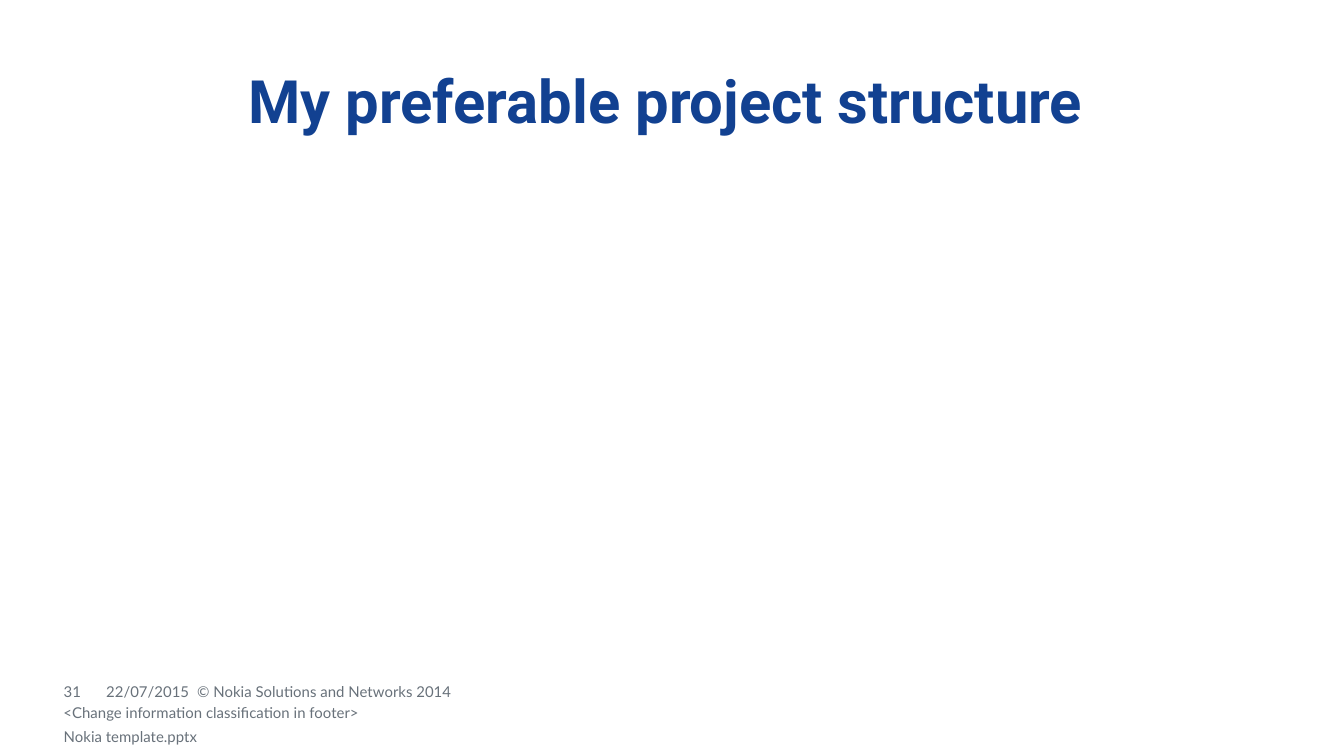
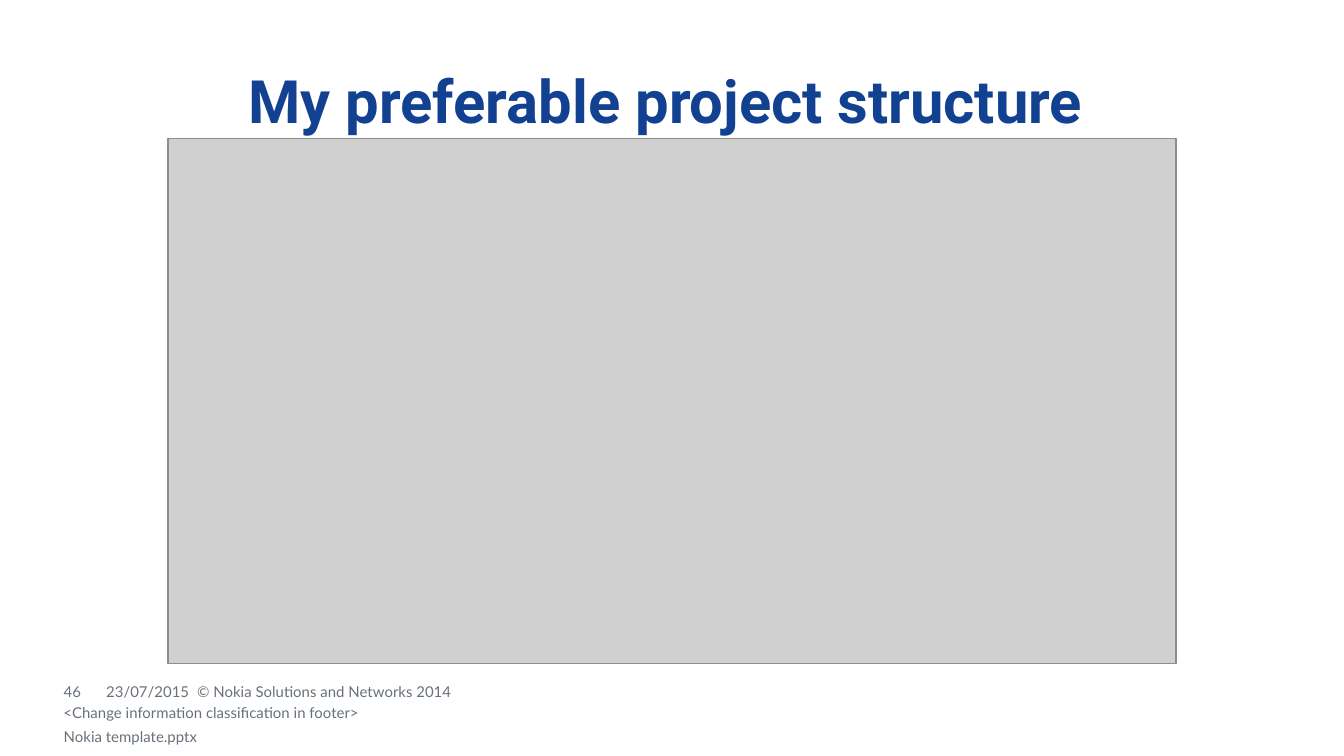
Before and after one commit to dendibakh/Linker, a slide deck: slide 46 of Diving into C++ linker.pptx (slide 31 before the commit). Drawn at 1344x756 pixels with LibreOffice and Linux fonts; fonts in the diff are those of the drawing; grey boxes stand for pictures; background and template pictures are left out. Boxes give left, top, right and bottom in pixels: in the first picture for what was removed or moved away, otherwise in the second. Text is boxed around its words. In the diff, an @@ line names an element or a change of style, - is before the commit and + after.

```diff
--- a/Diving into C++ linker.pptx
+++ b/Diving into C++ linker.pptx
@@ picture added at (168, 138, 1176, 664) @@
@@ page number at (64, 686, 81, 697): text changed @@
-31
+46
@@ text at (106, 686, 189, 698): text changed @@
-22/07/2015
+23/07/2015
```
Also in this commit, not shown: 31 other slides changed, 16 slides added, 1 slide removed, 8 other files.
